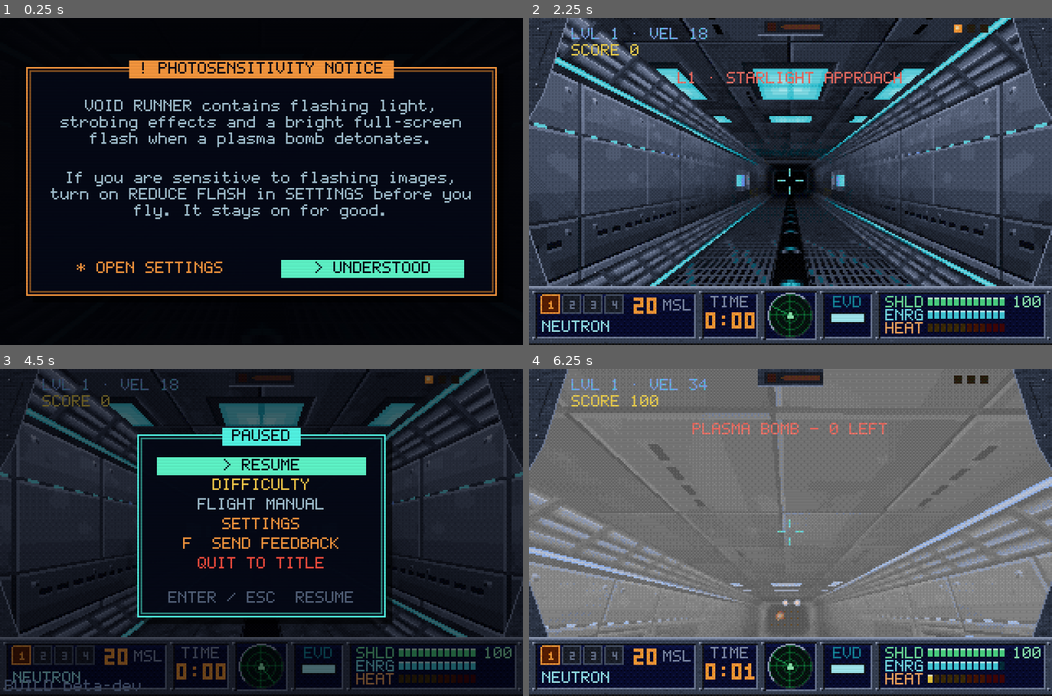
Above: before the commit, frames 1-4 (two rows, left to right).
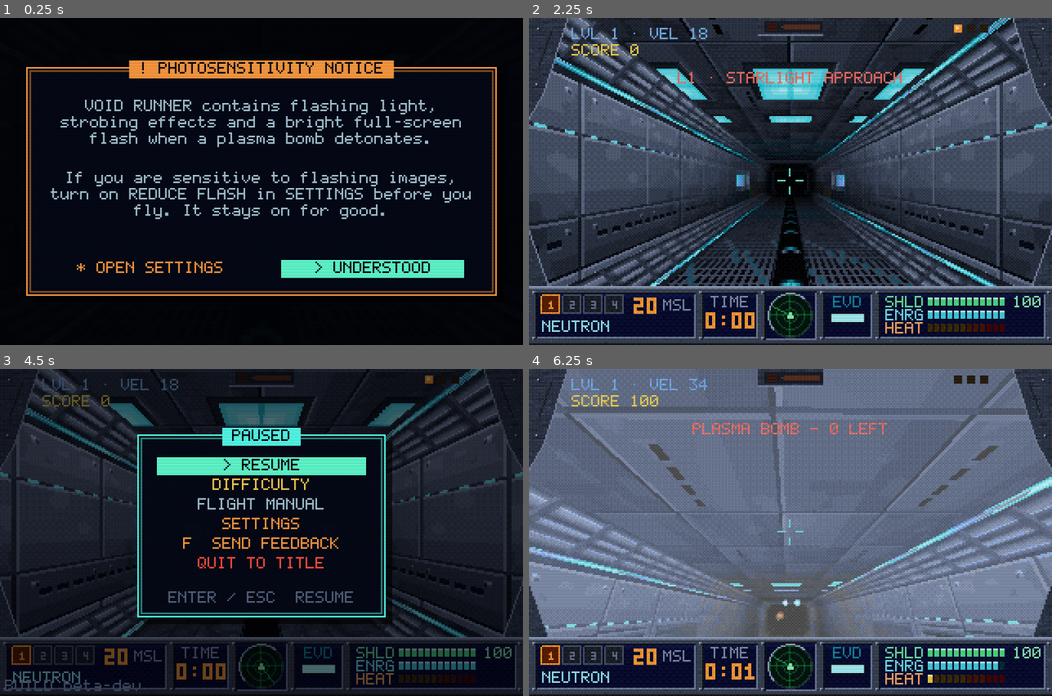
Above: after the commit, the same moments.

Repository: NCSTATEPACK16/VoidRunner
Game: Godot game, scene res://scenes/game.tscn
Same seed, same stepped clock (60 frames per second), same inputs: the game is played once before the commit and once after it.
Inputs (mouse positions are in pixels of both pictures, inside the frame that each line leads up to):
- Up to frame 1 (0.25 s): no input
- Up to frame 2 (2.25 s): click "> UNDERSTOOD" at 0.5 s; click "NEW CAMPAIGN" at 1.25 s; click "> LAUNCH" at 2 s
- Up to frame 3 (4.5 s): tap Enter (pause_game) at 2.75 s; move the mouse to (287, 532) at 2.77 s; hold Up (steer_up) 2.78-3.5 s; hold Space (fire) 2.78-3.5 s; click (287, 532) at 2.92 s; tap P (plasma_bomb) at 3.05 s; drag from (156, 548) to (235, 597) at 3.52 s; click "< BACK" at 4.25 s
- Up to frame 4 (6.25 s): click "> RESUME" at 5 s; move the mouse to (800, 525) at 5.77 s; hold Up (steer_up) from 5.78 s (still down); hold W (boost) from 5.78 s (still down); click (800, 525) at 5.92 s; tap P (plasma_bomb) at 6.05 s

The runs differ from the first frame. In frame 2, 1.4% of the frame differs, in the area x 5-92%, y 0-82%; in frame 3, 0.2%; in frame 4, 25%, in the area x 0-100%, y 0-82%.

Commit message:
feat(render): v4a palette tricks: banded distance darkness, colour cycling, capped screen flashes, longer blasts (v4 content plan)
- Stepped darkness: the sector shader already cut light into 12 bands, so
  world geometry now also darkens with distance in those same bands, from
  the theme's fog start to its end (LightRig.set_distance, set from
  _apply_theme_mood), instead of through Godot's smooth fog. Sprites keep
  the fog. Full-bright texels never dim below a 0.3 floor, so far lamps
  still read.
- Colour cycling: a per-material cycle_speed runs a brightness crest
  through the glowing texels on the shader's TIME, so there's no per-frame
  uniform write. TextureGen.CYCLE picks the surfaces per motif (console
  screens and pipes, lava cracks, pods and sacs, lit ice and coolant
  pipes, runes and trims) and the force-field doors cycle too. It is per
  material, not a reserved hue, because mipmaps would smear a texel marker.
- Whole-screen flashes: Hud.flash_tint, red on a hit (scaled by damage)
  and gold on a pickup. One flash per 340 ms at most (under 3 a second),
  35% strength under REDUCE FLASH. Camera shake no longer reddens the
  screen, so red always means a hit. PHASE keeps its cyan glaze and the
  plasma bomb its white-out.
- Blasts: a 14-frame fireball (was 10) at 0.05 s a frame, 6-frame smoke
  (was 4), and big blasts leave 3 slow smoke puffs for 1.4 s. The puffs
  are pooled and capped; they're the one v4a item that adds draw calls
  until FxBatch batches the effect layers.
- Fix: the shield and energy pickup messages show the difficulty-scaled
  amount (Step 3 left them at the base +20 / +30).
- Docs: a progress section in the v4 plan (what landed, what differs,
  what's next) and the re-audit progress table.
- Tests: smoke V4A section (distance range follows the theme fog and
  reaches late-registered materials; cycle speeds on the cycling keys and
  doors, none on plain ceilings; the flash cap, fade and REDUCE FLASH; a
  red flash on damage; the RECRUIT shield message; frame counts; aftermath
  puffs). The screenshot probe takes a second corridor frame.

Co-Authored-By: Claude Opus 5.5 <noreply@anthropic.com>

Diff:
--- a/scripts/fx_gen.gd
+++ b/scripts/fx_gen.gd
@@ -4,11 +4,11 @@
 ## color comes from a Palette ramp, so effects palettize cleanly. All sets are
 ## cached; ShotManager and GibManager pull them once.
 ##
-##   fireball_frames()  10-frame explosion: white flash -> fire -> rolling smoke
+##   fireball_frames()  14-frame explosion: white flash -> fire -> rolling smoke
 ##   shockwave_frames() expanding ring for big blasts
 ##   orb_frames(ramp)   2-frame shimmering plasma bolt in a weapon's ramp
 ##   plasma_frames()    2-frame spiky enemy plasma
-##   smoke_frames()     4-frame dissolving puff (missile trails, blast aftermath)
+##   smoke_frames()     6-frame dissolving puff (missile trails, blast aftermath)
 
 static var _cache := {}
 
@@ -23,7 +23,7 @@
 	n.noise_type = FastNoiseLite.TYPE_SIMPLEX_SMOOTH
 	n.frequency = 0.14
 	n.fractal_octaves = 3
-	var count := 10
+	var count := FIREBALL_FRAMES   # v4a: 14 (was 10), a smoother bloom and break-up
 	for f in count:
 		var t := f / float(count - 1)                 # 0 .. 1 over the blast
 		var radius := size * 0.5 * (0.3 + 0.62 * sqrt(t))
@@ -34,7 +34,9 @@
 				var dx := x - size * 0.5 + 0.5
 				var dy := y - size * 0.5 + 0.5
 				var d := sqrt(dx * dx + dy * dy) / radius
-				var nz := n.get_noise_3d(x * 1.0, y * 1.0, f * 7.0) * 0.5 + 0.5
+				# noise steps scale with the frame count, so more frames means a
+				# smoother boil rather than a busier one
+				var nz := n.get_noise_3d(x * 1.0, y * 1.0, t * 63.0) * 0.5 + 0.5
 				var edge := d + (nz - 0.5) * 0.6
 				if edge > 1.0:
 					continue
@@ -142,6 +144,11 @@
 	return out
 
 
+## v4a: frame counts (the explosion and puff animations read them).
+const FIREBALL_FRAMES := 14
+const SMOKE_FRAMES := 6
+
+
 static func smoke_frames(size := 16) -> Array[ImageTexture]:
 	var key := "smoke%d" % size
 	if _cache.has(key):
@@ -151,18 +158,20 @@
 	n.seed = 77
 	n.frequency = 0.25
 	var half := size * 0.5
-	for f in 4:
+	for f in SMOKE_FRAMES:   # v4a: 6 (was 4), same growth and thinning, finer steps
+		var t := f / float(SMOKE_FRAMES - 1)
 		var img := Image.create(size, size, false, Image.FORMAT_RGBA8)
-		var r := 0.55 + f * 0.14
+		var r := 0.55 + t * 0.42
 		for y in size:
 			for x in size:
 				var d := Vector2(x - half + 0.5, y - half + 0.5).length() / half
-				var nz := n.get_noise_3d(x * 1.0, y * 1.0, f * 5.0) * 0.5 + 0.5
-				if d + (nz - 0.5) * 0.5 > r or nz < f * 0.16:
+				var nz := n.get_noise_3d(x * 1.0, y * 1.0, t * 15.0) * 0.5 + 0.5
+				if d + (nz - 0.5) * 0.5 > r or nz < t * 0.48:
 					continue
-				if f >= 2 and (x + y) % 2 == 1:
+				if t >= 0.6 and (x + y) % 2 == 1:
 					continue   # stipple: thinning puffs go see-through
-				img.set_pixel(x, y, Palette.ramp(Palette.GREY, clampi(8 - f - roundi(d * 3.0), 2, 9)))
+				img.set_pixel(x, y, Palette.ramp(Palette.GREY,
+					clampi(8 - roundi(t * 3.0) - roundi(d * 3.0), 2, 9)))
 		out.append(ImageTexture.create_from_image(img))
 	_cache[key] = out
 	return out
--- a/scripts/game.gd
+++ b/scripts/game.gd
@@ -232,7 +232,10 @@
 	shot_mgr.player_hit.connect(func(dmg: float, from_pos: Vector3) -> void:
 		player.take_damage(dmg, "SHIELD HIT")
 		hud.show_damage_from(from_pos))
-	player.damaged.connect(func(_a: float, msg: String) -> void: hud.show_message(msg))
+	player.damaged.connect(func(amount: float, msg: String) -> void:
+		hud.show_message(msg)
+		# v4a: a red pop scaled by the hit (capped at 3 a second inside the HUD)
+		hud.flash_tint(Color(1.0, 0.12, 0.06), clampf(amount / 40.0, 0.12, 0.4)))
 	player.notified.connect(func(msg: String) -> void: hud.show_message(msg))
 	player.dodged.connect(func(dir: Vector3) -> void:
 		shot_mgr.spawn_dodge_burst(player.position + dir * 2.0 + Vector3.UP * -0.4)
@@ -336,6 +339,8 @@
 		fog_end = maxf(fog_end, 110.0)
 	env.fog_depth_end = fog_end
 	env.ambient_light_color = theme.get("amb", Color("16181e"))
+	# v4a: the world's banded distance darkness ends where the sprites' fog does
+	light_rig.set_distance(env.fog_depth_begin, fog_end)
 
 
 ## Dither layer visibility + amber uniform follow the two view settings. The amber
@@ -1363,10 +1368,12 @@
 
 func _on_pickup_collected(kind: String, value := 0) -> void:
 	match kind:
-		"shield":
-			hud.show_message("SHIELD CELL +20")
+		"shield":   # the amount follows the difficulty's pickup value (Step 3)
+			hud.show_message("SHIELD CELL +%d" % roundi(PickupManager.EFFECT.shield
+				* GameState.pickup_mult()))
 		"energy":
-			hud.show_message("ENERGY CORE +30")
+			hud.show_message("ENERGY CORE +%d" % roundi(PickupManager.EFFECT.energy
+				* GameState.pickup_mult()))
 		"missile":
 			hud.show_message("MISSILE PACK +3")
 		"bomb":
@@ -1382,6 +1389,10 @@
 			hud.show_message("PHASE SHIELD — INVULNERABLE!", 2.0)
 		"powercore":
 			hud.show_message("POWER CORE — DOUBLE DAMAGE!", 2.0)
+	# v4a: a gold pop on every pickup — strongest for power-ups, faint for the
+	# frequent salvage drops (the HUD caps flashes at 3 a second either way)
+	hud.flash_tint(Color(1.0, 0.82, 0.25),
+		0.22 if kind in GameState.POWER_TIME else (0.08 if kind == "salvage" else 0.14))
 	if kind in GameState.POWER_TIME:
 		AudioSys.play_powerup()
 	else:
--- a/scripts/hud.gd
+++ b/scripts/hud.gd
@@ -47,6 +47,16 @@
 var _flash: ColorRect
 var _bomb_flash: ColorRect   # V2.0 plasma bomb white-out, decays in _process
 var _phase_tint: ColorRect   # 3.0: faint cyan glaze while PHASE SHIELD runs
+## v4a: capped whole-screen flashes — red on a hit, gold on a pickup. At most one
+## new flash every FLASH_GAP_MS (no more than 3 a second, the photosensitivity
+## line); REDUCE FLASH scales them down. They sit under the palette layer, so they
+## come out in palette colours like everything else.
+const FLASH_GAP_MS := 340
+const FLASH_FADE := 0.25
+const FLASH_REDUCED := 0.35
+var _tint_flash: ColorRect
+var _tint_a0 := 0.0
+var _tint_last_ms := -100000
 var _power_draw: Control
 var _power_labels := {}      # kind -> Label
 var _c_power_live := false
@@ -118,6 +128,11 @@
 	_phase_tint.color = Color(0.3, 0.9, 1.0, 0.0)
 	_phase_tint.mouse_filter = Control.MOUSE_FILTER_IGNORE
 	root.add_child(_phase_tint)
+	_tint_flash = ColorRect.new()   # v4a
+	_tint_flash.set_anchors_preset(Control.PRESET_FULL_RECT)
+	_tint_flash.color = Color(1, 1, 1, 0.0)
+	_tint_flash.mouse_filter = Control.MOUSE_FILTER_IGNORE
+	root.add_child(_tint_flash)
 	# canopy frame under everything else so readouts stay on top; the static
 	# frame draws once at boot, the dynamic layer sits directly on top of it
 	_canopy_static = Control.new()
@@ -223,6 +238,18 @@
 	_msg_t = t
 
 
+## v4a: a whole-screen tint pop that fades over FLASH_FADE. Returns false (and
+## does nothing) inside FLASH_GAP_MS of the last one — the 3-a-second cap.
+func flash_tint(color: Color, strength: float) -> bool:
+	var now := Time.get_ticks_msec()
+	if now - _tint_last_ms < FLASH_GAP_MS:
+		return false
+	_tint_last_ms = now
+	_tint_a0 = clampf(strength, 0.0, 0.6) * (FLASH_REDUCED if GameState.reduce_flashing else 1.0)
+	_tint_flash.color = Color(color.r, color.g, color.b, _tint_a0)
+	return true
+
+
 ## V2.0 plasma bomb white-out — bright pop that fades over ~0.4 s.
 func flash_white() -> void:
 	# M1.2: the full-screen white-out is the one effect here that plausibly crosses
@@ -259,8 +286,12 @@
 	_msg_t -= delta
 	_msg.visible = _msg_t > 0.0
 	_bomb_flash.color.a = maxf(0.0, _bomb_flash.color.a - delta * 1.4)
+	if _tint_flash.color.a > 0.0:
+		_tint_flash.color.a = maxf(0.0, _tint_flash.color.a - delta * _tint_a0 / FLASH_FADE)
 	if player:
-		var a := minf(1.0, player.shake * 1.6) * 0.3
+		# v4a: red now means "you were hit" (flash_tint, capped); shake alone no
+		# longer reddens the screen, so a nearby blast reads as a blast
+		var a := 0.0
 		# Phase J: low-shield warning pulse under everything else
 		if GameState.shields < 25.0 and not GameState.is_dead:
 			# re-audit Step 6: under REDUCE FLASH the warning is a steady tint, not a pulse
--- a/scripts/light_rig.gd
+++ b/scripts/light_rig.gd
@@ -18,6 +18,10 @@
 const STATIC_CULL := 170.0
 
 var _materials: Array[ShaderMaterial] = []
+## v4a: the banded distance-darkness range every sector material shares (the
+## sprites' depth fog uses the same endpoints). Kept here so materials registered
+## after a level's mood is set still pick it up.
+var _dist := Vector2(18.0, 110.0)
 var _statics: Array[Dictionary] = []   # {pos, color, energy, range, mode, phase, on}
 var _t := 0.0
 var _cam := Vector3.ZERO
@@ -48,7 +52,21 @@
 		_materials.append(mat)
 		mat.set_shader_parameter("dyn_pos", _out_p)
 		mat.set_shader_parameter("dyn_col", _out_c)
+		mat.set_shader_parameter("dist_begin", _dist.x)
+		mat.set_shader_parameter("dist_end", _dist.y)
 	return mat
+
+
+## v4a: set the distance-darkness range (once per level, from the theme mood).
+func set_distance(begin: float, end: float) -> void:
+	_dist = Vector2(begin, end)
+	for m in _materials:
+		m.set_shader_parameter("dist_begin", begin)
+		m.set_shader_parameter("dist_end", end)
+
+
+func distance_range() -> Vector2:
+	return _dist
 
 
 func clear_materials() -> void:
--- a/scripts/shot_manager.gd
+++ b/scripts/shot_manager.gd
@@ -38,10 +38,14 @@
 const SPARK_CAP := 60             # overflow: skip (pure garnish)
 const SHOCK_CAP := 6              # 3.0 big-blast shock rings; overflow: skip
 const PUFF_CAP := 48              # 3.0 missile-trail / aftermath smoke; overflow: skip
-## 3.0 FX timing: a 10-frame fireball at this rate lasts ~0.65 s
-const BOOM_FRAME_T := 0.065
+## 3.0 FX timing — v4a: a 14-frame fireball at this rate lasts 0.70 s (was 10 at
+## 0.065 = 0.65 s), so the blast keeps its length and gains smoothness
+const BOOM_FRAME_T := 0.05
 const SHOCK_FRAME_T := 0.05
 const PUFF_LIFE := 0.5
+## v4a: a big blast leaves this many slower, bigger smoke puffs hanging as it ends
+const AFTERMATH_PUFFS := 3
+const AFTERMATH_LIFE := 1.4
 const TRAIL_EVERY := 0.04         # a missile drops a smoke puff this often
 
 var player: PlayerShip
@@ -302,7 +306,7 @@
 	var sprite := _acquire(_explosion_frames[0], 9.0 if big else 6.0)
 	if sprite:
 		sprite.position = pos
-		_explosions.append({"node": sprite, "t": 0.0})
+		_explosions.append({"node": sprite, "t": 0.0, "big": big})
 	if big and _shocks.size() < SHOCK_CAP:   # 3.0: a shock ring races out of big blasts
 		var ring := _acquire(_shock_frames[0], 13.0)
 		if ring:
@@ -320,14 +324,14 @@
 
 
 ## 3.0: one pooled smoke puff (missile trails).
-func _spawn_puff(pos: Vector3, size: float) -> void:
+func _spawn_puff(pos: Vector3, size: float, life := PUFF_LIFE) -> void:
 	if _puffs.size() >= PUFF_CAP:
 		return
 	var p := _acquire(_smoke_frames[0], size)
 	if p == null:
 		return
 	p.position = pos
-	_puffs.append({"node": p, "t": PUFF_LIFE})
+	_puffs.append({"node": p, "t": life, "life": life})
 
 
 ## K4: blue spark puff at the dodge origin — same lifecycle as explosion sparks.
@@ -482,6 +486,11 @@
 		ex.t += delta
 		var frame := int(ex.t / BOOM_FRAME_T)
 		if frame >= _explosion_frames.size():
+			if ex.get("big", false):   # v4a: aftermath smoke hangs where it burst
+				var at: Vector3 = ex.node.position
+				for k in AFTERMATH_PUFFS:
+					_spawn_puff(at + Vector3(randf_range(-1.5, 1.5), randf_range(-0.5, 1.0),
+						randf_range(-1.5, 1.5)), 4.5, AFTERMATH_LIFE)
 			_release(ex.node)
 			_explosions.remove_at(x)
 		else:
@@ -509,7 +518,7 @@
 			_puffs.remove_at(u)
 		else:
 			pf.node.position.y += delta * 1.5
-			var k := int((1.0 - pf.t / PUFF_LIFE) * _smoke_frames.size())
+			var k := int((1.0 - pf.t / float(pf.get("life", PUFF_LIFE))) * _smoke_frames.size())
 			pf.node.texture = _smoke_frames[mini(k, _smoke_frames.size() - 1)]
 		u -= 1
 	# --- sparks ---
--- a/scripts/texture_gen.gd
+++ b/scripts/texture_gen.gd
@@ -80,6 +80,27 @@
 
 
 ## All of a theme's textures, keyed by KEYS. Painted on first request, cached.
+## v4a: colour-cycling surfaces per motif — texture key -> crest speed. Only the
+## full-bright texels on those faces cycle (consoles, magma, pustules, runes,
+## glowing conduit); ceiling lamps and light boxes stay steady. A theme may add
+## or override keys with its own "cycle" dictionary.
+const CYCLE := {
+	"panel": {"wall_c": 1.6, "trim": 0.8},
+	"rock": {"wall_b": 0.5},
+	"organic": {"wall_b": 0.4, "ceil_lamp": 0.35},
+	"ice": {"wall_b": 0.3, "trim": 0.6},
+	"rune": {"wall_b": 0.7, "trim": 0.9},
+}
+const DOOR_CYCLE := 1.2   # bulkhead force-field accents, every theme
+
+
+static func cycle_keys(theme_id: String) -> Dictionary:
+	var t: Dictionary = THEMES[theme_id]
+	var out: Dictionary = (CYCLE.get(t.motif, CYCLE.panel) as Dictionary).duplicate()
+	out.merge(t.get("cycle", {}), true)
+	return out
+
+
 static func theme_textures(theme_id: String) -> Dictionary:
 	if _cache.has(theme_id):
 		return _cache[theme_id]
--- a/scripts/world_builder.gd
+++ b/scripts/world_builder.gd
@@ -74,7 +74,12 @@
 		mats[key] = _sector_mat(_textures[key])
 	# the floor strip's chevrons march down the corridor (v runs along the tunnel)
 	(mats.strip as ShaderMaterial).set_shader_parameter("uv_scroll", Vector2(0.0, -1.6))
+	# v4a: colour cycling on this theme's glowing surfaces, and on the bulkheads
+	var cyc := TextureGen.cycle_keys(theme_id)
+	for key in cyc:
+		(mats[key] as ShaderMaterial).set_shader_parameter("cycle_speed", cyc[key])
 	_door_mat = prop_material("door", 1.0, Color.WHITE, accent_color * 0.12)
+	_door_mat.set_shader_parameter("cycle_speed", TextureGen.DOOR_CYCLE)
 	# small synchronous head start (covers the deepest fog at the launch ring);
 	# the briefing pump (prebuild_step) builds the rest of a finite level
 	var initial: int = mini(CHUNK * 3, path.rings.size() - 1)
--- a/shaders/sector.gdshader
+++ b/shaders/sector.gdshader
@@ -12,10 +12,18 @@
 //     "colormap" look where light falls off in visible rings
 //   * full-bright texels: texture alpha < 1 marks light panels, screens, lava
 //     cracks and glowing runes, which ignore lighting entirely
-// Distance diminishing is Godot's depth fog to black (shared with the sprites).
+//   * v4a distance diminishing: light fades to black between dist_begin and
+//     dist_end and is folded in BEFORE the banding step, so the tunnel darkens in
+//     the same visible rings (the colormap look). World geometry skips Godot's
+//     smooth depth fog; sprites keep it, with the same endpoints (LightRig pushes
+//     them). Full-bright texels only dim to glow_floor, so a light panel or a lava
+//     vein still shows far down a dark tunnel.
+//   * v4a colour cycling: on materials with cycle_speed > 0, a bright crest
+//     marches through the full-bright texels on TIME alone (no per-frame CPU
+//     work); the palette pass snaps it to ramp shades, like a DOS palette cycle.
 // Every world material is this one shader with different uniforms, so the web
 // build compiles it exactly once.
-render_mode unshaded, cull_disabled;
+render_mode unshaded, cull_disabled, fog_disabled;
 
 uniform sampler2D albedo_tex : source_color, filter_nearest_mipmap, repeat_enable;
 uniform vec4 tint : source_color = vec4(1.0);
@@ -26,6 +34,10 @@
 uniform float base_light = 0.6;         // light level used when use_vertex_light = 0
 uniform vec2 uv_scroll = vec2(0.0);     // animated strips: UV units per second
 uniform float bands = 12.0;             // light quantization steps; 0 = smooth
+uniform float dist_begin = 18.0;        // v4a: banded distance darkness starts here
+uniform float dist_end = 110.0;         // ...and reaches black here (theme fog_end)
+uniform float glow_floor = 0.3;         // full-bright texels never dim below this
+uniform float cycle_speed = 0.0;        // v4a: glow crest speed; 0 = no cycling
 uniform vec4 dyn_pos[8];                // xyz world position, w = range (0 = slot off)
 uniform vec4 dyn_col[8];                // rgb = color * energy
 
@@ -52,10 +64,25 @@
 			light += dyn_col[i].rgb * (att * ndl);
 		}
 	}
+	// v4a: distance diminishing, banded together with the light (VERTEX is the
+	// view-space position here, so its length is the distance from the eye)
+	float df = clamp(1.0 - (length(VERTEX) - dist_begin) / max(dist_end - dist_begin, 1.0),
+		0.0, 1.0);
+	light *= df;
+	float glow_dim = max(df, glow_floor);
 	if (bands > 0.0) {
 		light = floor(light * bands + 0.5) / bands;
+		glow_dim = floor(glow_dim * bands + 0.5) / bands;
 	}
 	float glow = 1.0 - tex.a;
 	vec3 col = tex.rgb * tint.rgb * light;
-	ALBEDO = mix(col, tex.rgb * glow_gain, glow) + emit_col;
+	vec3 lit = tex.rgb * glow_gain;
+	if (cycle_speed > 0.0) {
+		// a sawtooth crest keyed on the texel's own brightness and its place on the
+		// face, so it travels along the glow rather than blinking it all at once
+		float lum = dot(tex.rgb, vec3(0.299, 0.587, 0.114));
+		float wave = fract(lum * 2.0 + (UV.x + UV.y) * 1.5 - TIME * cycle_speed);
+		lit *= 0.55 + 0.75 * wave;
+	}
+	ALBEDO = mix(col, lit * glow_dim, glow) + emit_col * df;
 }
--- a/tests/screenshot_probe.gd
+++ b/tests/screenshot_probe.gd
@@ -99,6 +99,8 @@
 	# 1) corridor in flight — far enough in that fog/strip/lighting all read
 	await _fly(game, 60 * 6)
 	await _capture(game, "shot_corridor.png", dir)
+	await _fly(game, 30)   # v4a: half a second on, the colour cycling has moved
+	await _capture(game, "shot_corridor2.png", dir)
 	# 1b) Tab automap over the explored corridor — must read as a 1995 automap
 	game._open_automap()
 	await _capture(game, "shot_automap.png", dir)
--- a/tests/smoke_test.gd
+++ b/tests/smoke_test.gd
@@ -114,7 +114,7 @@
 		var yaw := a * TAU / 8.0
 		var facing := Vector3(sin(yaw), 0.0, cos(yaw))   # model front after yaw
 		assert(SpriteForge.angle_index(facing, Vector3.BACK, 8) == a)
-	assert(FxGen.fireball_frames().size() == 10)
+	assert(FxGen.fireball_frames().size() == FxGen.FIREBALL_FRAMES)   # v4a: 14
 	assert(FxGen.orb_frames(Palette.CYAN).size() == 2)
 	print("forge ok — %d enemy + %d boss sets, %d pickups, gpu=%s" % [
 		SpriteModels.ENEMIES.size(), SpriteModels.BOSSES.size(), SpriteModels.PICKUPS.size(),
@@ -1910,6 +1910,66 @@
 	GameState.reduce_flashing = false
 	GameState.shields = GameState.max_shields()
 	print("FEEL ok — infighting (not self/grace/boss/sourceless, scores), boost FOV pulse + gate, steady warnings")
+	# --- v4a: palette tricks — banded distance darkness, colour cycling, capped
+	# flashes, richer blasts ---
+	var vrig: LightRig = game.light_rig
+	var vdist: Vector2 = vrig.distance_range()
+	assert(is_equal_approx(vdist.x, game.env.fog_depth_begin))
+	assert(is_equal_approx(vdist.y, game.env.fog_depth_end))   # the sprites' fog matches
+	for m in vrig._materials:
+		assert(is_equal_approx(float(m.get_shader_parameter("dist_end")), vdist.y))
+	var late := ShaderMaterial.new()
+	late.shader = load("res://shaders/sector.gdshader")
+	vrig.register(late)   # registered after the mood was set: still gets the range
+	assert(is_equal_approx(float(late.get_shader_parameter("dist_begin")), vdist.x))
+	vrig._materials.erase(late)
+	var vtheme: String = game._current_level().theme_id
+	var vcyc := TextureGen.cycle_keys(vtheme)
+	assert(not vcyc.is_empty())
+	for key in vcyc:
+		assert(is_equal_approx(float((game.world.mats[key] as ShaderMaterial)
+			.get_shader_parameter("cycle_speed")), float(vcyc[key])))
+	assert(is_equal_approx(float(game.world._door_mat.get_shader_parameter("cycle_speed")),
+		TextureGen.DOOR_CYCLE))
+	var still: Variant = (game.world.mats["ceil"] as ShaderMaterial).get_shader_parameter("cycle_speed")
+	assert(still == null or float(still) == 0.0)   # lamps and plain ceilings stay steady
+	# capped flashes: one per FLASH_GAP_MS, REDUCE FLASH scales them, they fade out
+	var vhud: Hud = game.hud
+	vhud._tint_last_ms = -100000
+	assert(vhud.flash_tint(Color.RED, 0.3))
+	assert(is_equal_approx(vhud._tint_flash.color.a, 0.3))
+	assert(not vhud.flash_tint(Color.RED, 0.3))   # inside the gap: refused
+	vhud._process(Hud.FLASH_FADE + 0.01)
+	assert(vhud._tint_flash.color.a == 0.0)
+	GameState.reduce_flashing = true
+	vhud._tint_last_ms = -100000
+	assert(vhud.flash_tint(Color.GOLD, 0.3))
+	assert(is_equal_approx(vhud._tint_flash.color.a, 0.3 * Hud.FLASH_REDUCED))
+	GameState.reduce_flashing = false
+	# a hit pops red; a shield pickup's message names the scaled amount
+	vhud._tint_last_ms = -100000
+	vhud._tint_flash.color.a = 0.0
+	game.player.iframes_t = 0.0
+	GameState.shields = GameState.max_shields()
+	game.player.take_damage(10.0, "TEST")
+	assert(vhud._tint_flash.color.a > 0.0 and vhud._tint_flash.color.r > 0.9)
+	GameState.difficulty = 0
+	game._on_pickup_collected("shield")
+	assert(vhud._msg.text == "SHIELD CELL +%d" % roundi(PickupManager.EFFECT.shield * 1.5))
+	GameState.difficulty = 1
+	# richer blasts: more frames, and a big one leaves lingering smoke
+	assert(FxGen.fireball_frames().size() == FxGen.FIREBALL_FRAMES)
+	assert(FxGen.smoke_frames().size() == FxGen.SMOKE_FRAMES)
+	var vsm: ShotManager = game.shot_mgr
+	vsm.clear_all()
+	vsm.spawn_explosion(game.player.position + game.player.forward() * 30.0, true)
+	for f in 48:   # past the 0.70 s fireball
+		vsm.update_shots(1.0 / 60.0)
+	assert(vsm._explosions.is_empty())
+	assert(vsm._puffs.size() == ShotManager.AFTERMATH_PUFFS)
+	assert(is_equal_approx(float(vsm._puffs[0].life), ShotManager.AFTERMATH_LIFE))
+	vsm.clear_all()
+	print("V4A ok — distance bands match the fog, cycling on themed surfaces, capped flashes, 14/6-frame blasts + aftermath smoke")
 	# --- re-audit Step 1: the app icons and link-preview card are painted by code
 	# (hard rule 1). Sizes are what the web export and the PWA manifest expect, and
 	# every pixel is a palette entry, read back through the same 8-bit Image path.
Not shown, changed: docs/revamp/2026-09-28-m5-m9-reaudit.md
Not shown, changed: docs/revamp/2026-09-30-v4-content-plan.md
